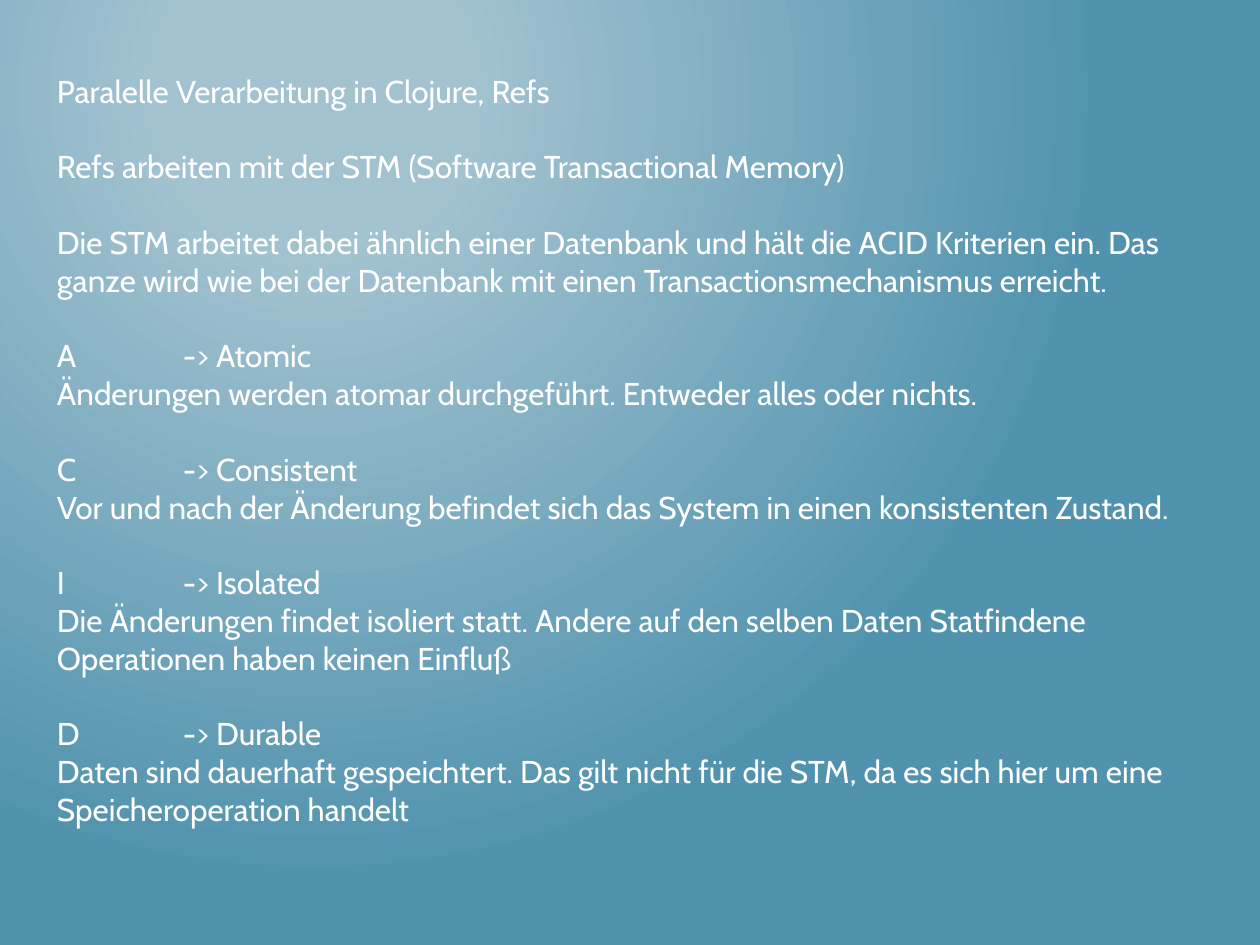
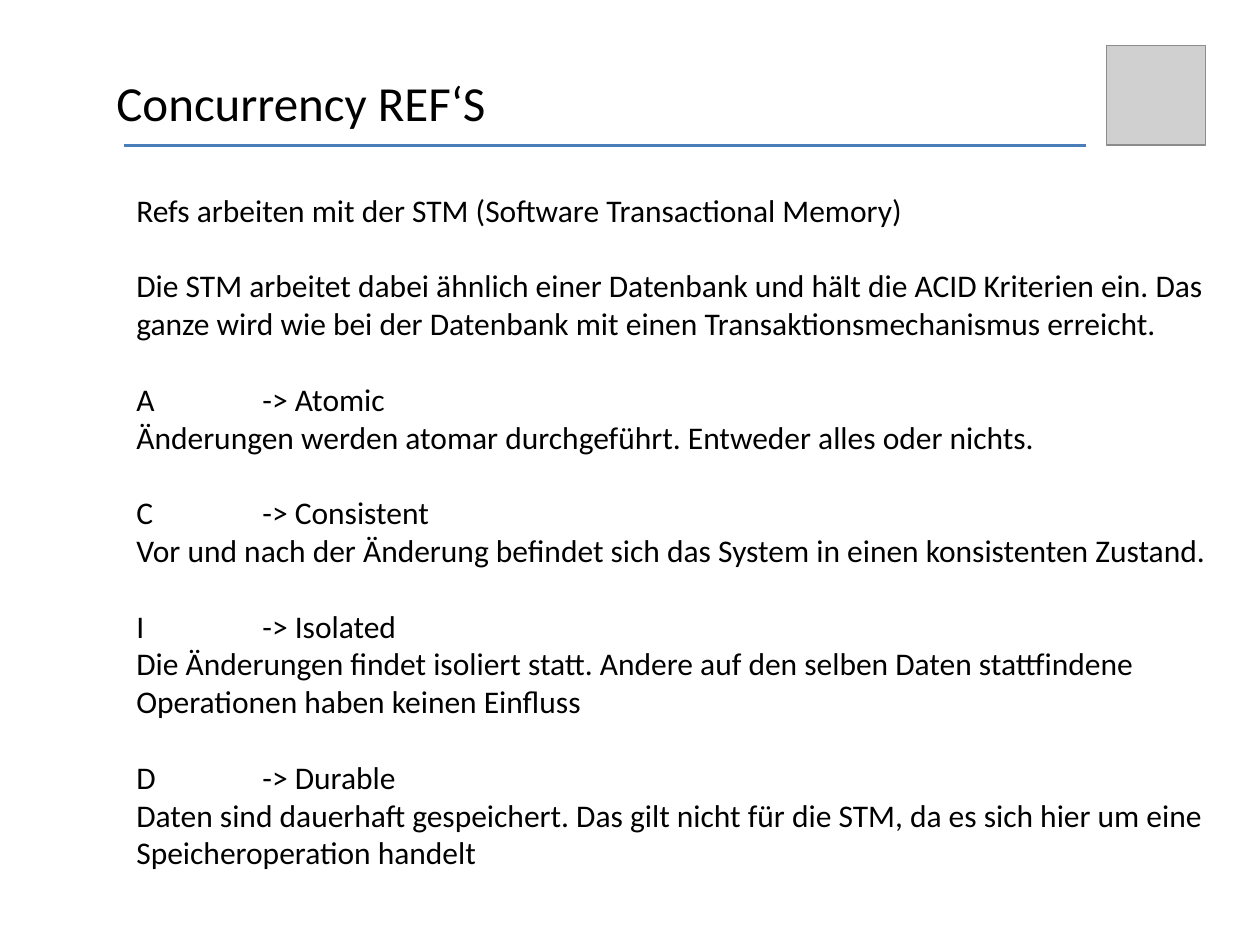
Before and after one commit to thomasschulte/ClojureUsergroupDemo, a slide deck: slide 20 of Clojure Vortrag .NET User Group.pptx (slide 24 before the commit). Drawn at 1260x945 pixels with LibreOffice and Linux fonts; fonts in the diff are those of the drawing; grey boxes stand for pictures. Boxes give left, top, right and bottom in pixels: in the first picture for what was removed or moved away, otherwise in the second. Text is boxed around its words. In the diff, an @@ line names an element or a change of style, - is before the commit and + after.

```diff
--- a/Clojure Vortrag .NET User Group.pptx
+++ b/Clojure Vortrag .NET User Group.pptx
@@ background gradient #A3C3D1 to #5194AF to #FFFFFF @@
@@ picture added at <box>1106,45,1206,145</box> @@
@@ text at <box>57,79,550,110</box>: paragraph removed @@
-Paralelle Verarbeitung in Clojure, Refs
@@ text added at <box>116,86,486,129</box>, 28 pt, text #000000 @@
+Concurrency REF‘S
@@ line added from (123, 145) to (1086, 145), #4B7EBC 1.75 pt @@
@@ text "Refs arbeiten mit der STM ...": place and size @@
-text "Refs arbeiten mit der STM ..." at <box>57,79,1168,828</box>
+text "Refs arbeiten mit der STM ..." at <box>136,199,1205,869</box>
@@ text at <box>136,199,1205,790</box>: font Cabin to Calibri, text colour #FFFFFF to #000000 in "Refs arbeiten mit der STM (Software Transactional ...", "A -> Atomic", "Änderungen werden atomar durchgeführt. Entweder alles oder ...", "C -> Consistent" and 3 more places @@
@@ text at <box>136,275,1203,341</box>: text changed; font Cabin to Calibri; text colour #FFFFFF to #000000 @@
-Die STM arbeitet dabei ähnlich einer Datenbank und hält die ACID Kriterien ein. Das ganze wird wie bei der Datenbank mit einen Transactionsmechanismus erreicht.
+Die STM arbeitet dabei ähnlich einer Datenbank und hält die ACID Kriterien ein. Das ganze wird wie bei der Datenbank mit einen Transaktionsmechanismus erreicht.
@@ text at <box>136,649,1133,718</box>: text changed; font Cabin to Calibri; text colour #FFFFFF to #000000 @@
-Die Änderungen findet isoliert statt. Andere auf den selben Daten Statfindene Operationen haben keinen Einfluß
+Die Änderungen findet isoliert statt. Andere auf den selben Daten stattfindene Operationen haben keinen Einfluss
@@ text at <box>136,805,1201,869</box>: text changed; font Cabin to Calibri; text colour #FFFFFF to #000000 @@
-Daten sind dauerhaft gespeichtert. Das gilt nicht für die STM, da es sich hier um eine Speicheroperation handelt
+Daten sind dauerhaft gespeichert. Das gilt nicht für die STM, da es sich hier um eine Speicheroperation handelt
```
Also in this commit, not shown: 33 other slides changed, 5 slides added, 10 slides removed.
